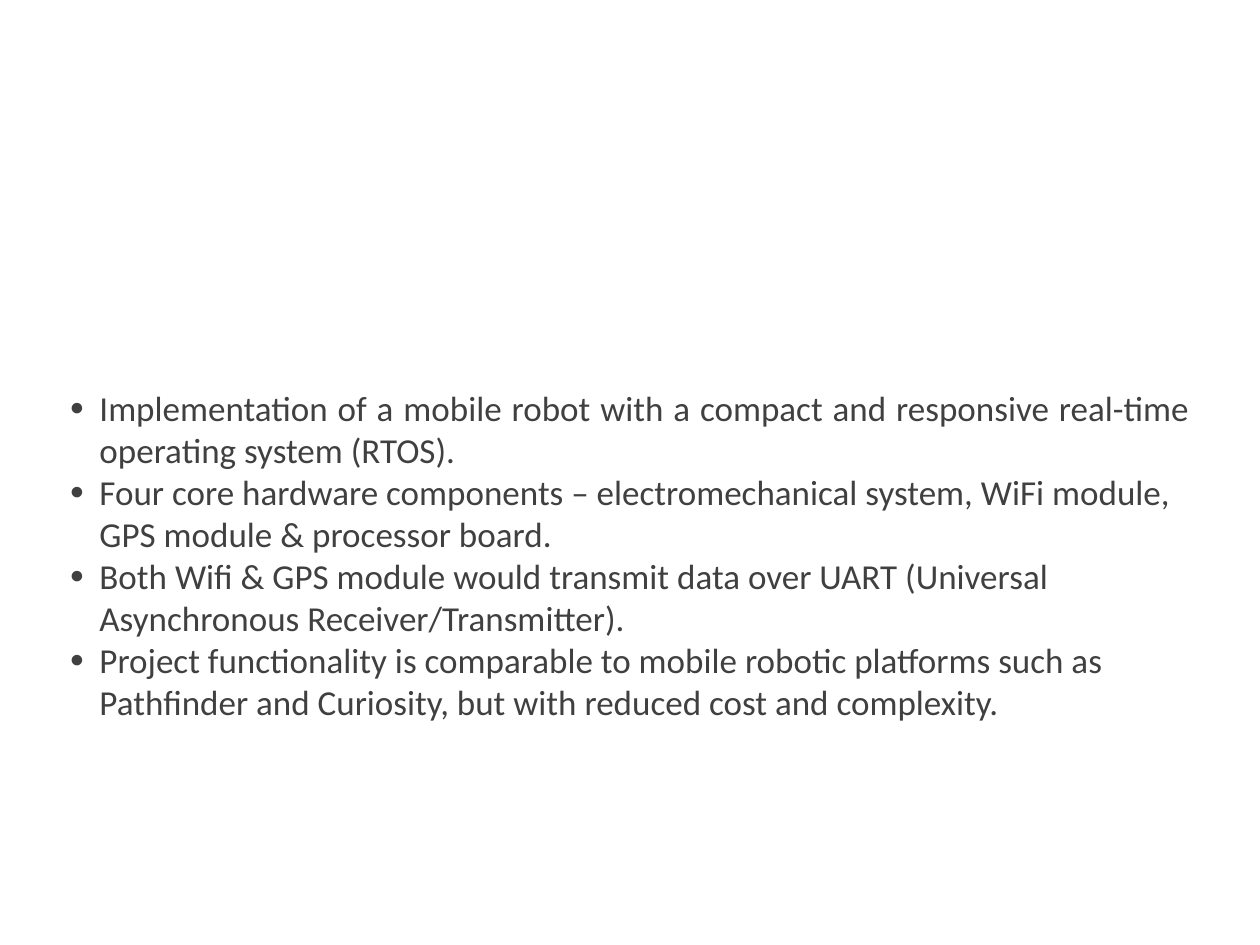
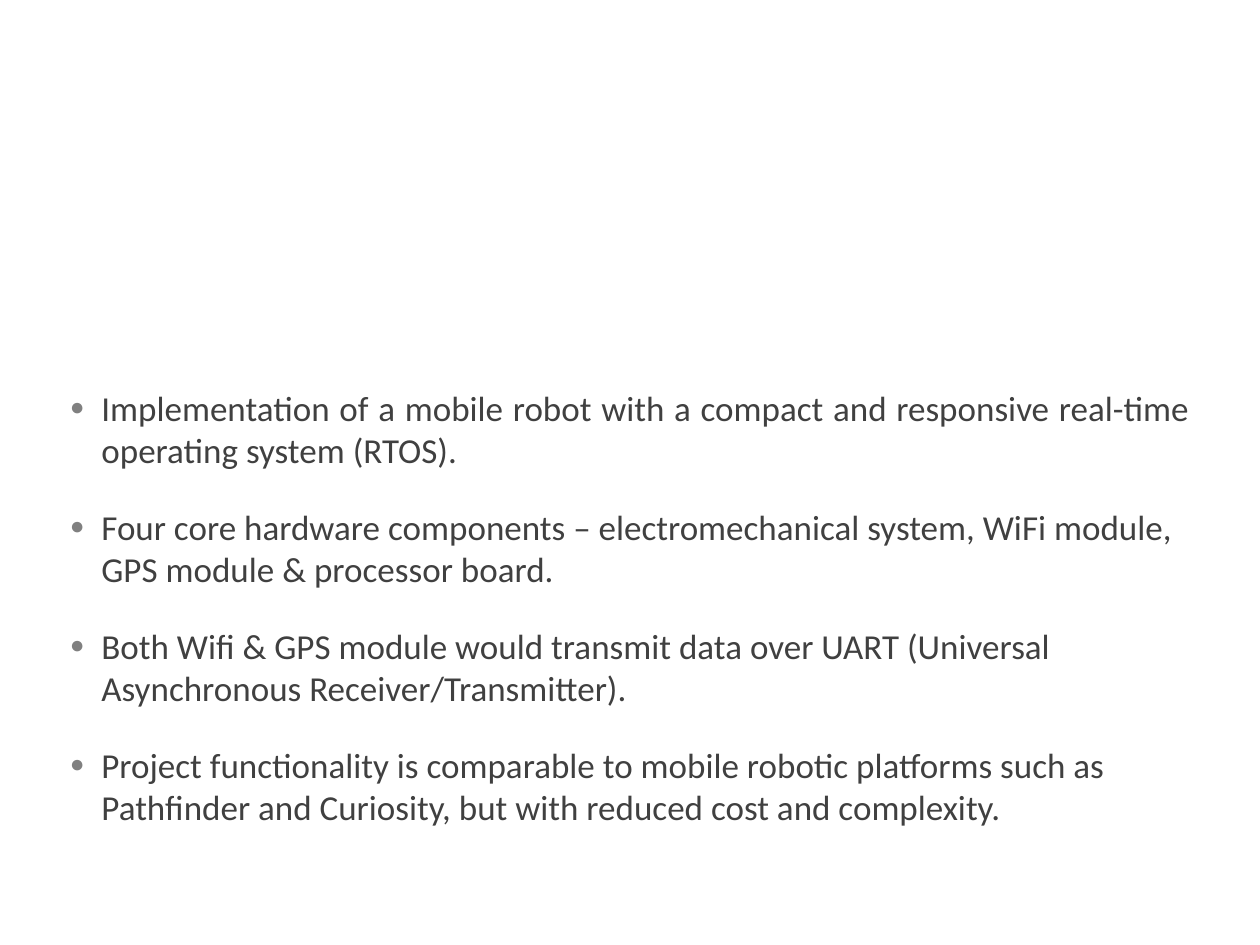
Before and after one commit to Shamshel/ECE5770, a slide deck: slide 2 of Documentation/Presentation.pptx. Drawn at 1260x945 pixels with LibreOffice and Linux fonts; fonts in the diff are those of the drawing; background and template pictures are left out. Boxes give left, top, right and bottom in pixels: in the first picture for what was removed or moved away, otherwise in the second. Text is boxed around its words. In the diff, an @@ line names an element or a change of style, - is before the commit and + after.

```diff
--- a/Documentation/Presentation.pptx
+++ b/Documentation/Presentation.pptx
@@ text "Implementation of a mobile robot ..." at box(101, 396, 1189, 826): indent changed; more space between paragraphs @@
```
Also in this commit, not shown: 4 other slides changed, 19 other files.
